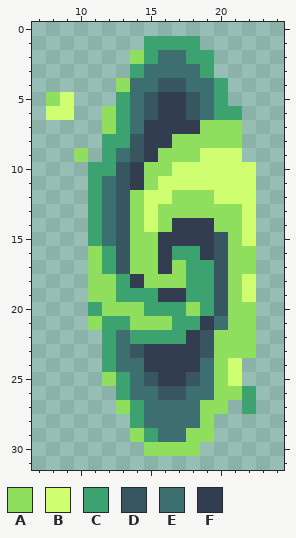
Pixel-art sprite -- graphics/assets/portal/3.png. The picture above is the old version.
The file is 64x64 pixels, drawn in blocks of 2x2; one block is one cell here. Shown: x 7..24, y 0..31.
Palette (. is transparent): A #8fde5d  B #cfff70  C #3ca370  D #385660  E #3d6e70  F #323e4f
Pixels before, first column x 8:
 1 .......CCCC....
 2 ......ACEECC...
 3 ......CEEEEC...
 4 .....AEEDDEEC..
 5 AB...CEDFFDEC..
 6 BB..ACEDFFDECC.
 7 ....ACEFFFFAAA.
 8 ....CCDFFAAAAA.
 9 ..A.CEDFAAABBB.
10 ...CCDFAABBBBBB
11 ...CEDFABBBBBBB
12 ...CEDABBAAABBB
13 ...CEDABAAAAAAB
14 ...CEDABAFFFAAB
15 ...CEDAAFFFFDAB
16 ...ACDAAFCCFDAA
17 ...ACDAAFACCDAA
18 ...AACFAAACCDAB
19 ...AACCCFFCCDAB
20 ...CAAACCCACDAA
21 ...ACCAAACCFEAA
22 ....CECCCCFDAAA
23 ....CEDFFFFDAAA
24 ....CEEFFFFEAB.
25 ....ACEDFFDEAB.
26 .....CEEDDEEAAC
27 .....ACEEEEAA.C
28 ......CEEEEA...
29 ......ACEEAA...
30 .......AAAA....
And afterwards:
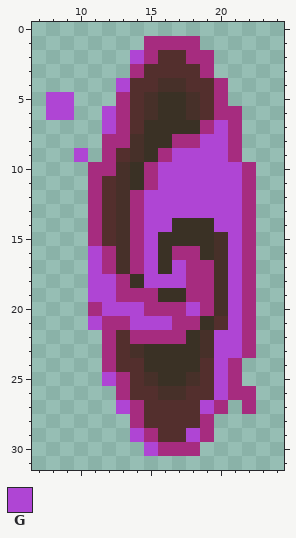
Colours new in this view: G #af45d4
What changed:
{"colour":"C","old":"#3ca370","new":"#a62c7f"}
{"colour":"D","old":"#385660","new":"#473029"}
{"colour":"E","old":"#3d6e70","new":"#532f2d"}
{"colour":"F","old":"#323e4f","new":"#3a3125"}
{"y":2,"x":14,"old":"A","new":"G"}
{"y":4,"x":13,"old":"A","new":"G"}
{"y":5,"x":8,"old":"AB","new":"GG"}
{"y":6,"x":8,"old":"BB","new":"GG"}
{"y":6,"x":12,"old":"A","new":"G"}
{"y":7,"x":12,"old":"A","new":"G"}
{"y":7,"x":19,"old":"AAA","new":"CGC"}
{"y":8,"x":17,"old":"AAAAA","new":"CCGGC"}
{"y":9,"x":10,"old":"A","new":"G"}
{"y":9,"x":16,"old":"AAABBB","new":"CGGGGC"}
{"y":10,"x":15,"old":"AABBBBBB","new":"CGGGGGGC"}
{"y":11,"x":15,"old":"ABBBBBBB","new":"CGGGGGGC"}
{"y":12,"x":14,"old":"ABBAAABBB","new":"CGGGGGGGC"}
{"y":13,"x":14,"old":"ABAAAAAAB","new":"CGGGGGGGC"}
{"y":14,"x":14,"old":"ABA","new":"CGG"}
{"y":14,"x":20,"old":"AAB","new":"GGC"}
{"y":15,"x":14,"old":"AA","new":"CG"}
{"y":15,"x":21,"old":"AB","new":"GC"}
{"y":16,"x":11,"old":"A","new":"G"}
{"y":16,"x":14,"old":"AA","new":"CG"}
{"y":16,"x":21,"old":"AA","new":"GC"}
{"y":17,"x":11,"old":"A","new":"G"}
{"y":17,"x":14,"old":"AA","new":"CG"}
{"y":17,"x":17,"old":"A","new":"G"}
{"y":17,"x":21,"old":"AA","new":"GC"}
{"y":18,"x":11,"old":"AA","new":"GG"}
{"y":18,"x":15,"old":"AAA","new":"GGG"}
{"y":18,"x":21,"old":"AB","new":"GC"}
{"y":19,"x":11,"old":"AA","new":"GG"}
{"y":19,"x":21,"old":"AB","new":"GC"}
{"y":20,"x":12,"old":"AAA","new":"GGG"}
{"y":20,"x":18,"old":"A","new":"G"}
{"y":20,"x":21,"old":"AA","new":"GC"}
{"y":21,"x":11,"old":"A","new":"G"}
{"y":21,"x":14,"old":"AAA","new":"GGG"}
{"y":21,"x":21,"old":"AA","new":"GC"}
{"y":22,"x":20,"old":"AAA","new":"GGC"}
{"y":23,"x":20,"old":"AAA","new":"GGC"}
{"y":24,"x":20,"old":"AB","new":"GC"}
{"y":25,"x":12,"old":"A","new":"G"}
{"y":25,"x":20,"old":"AB","new":"GC"}
{"y":26,"x":20,"old":"AA","new":"GC"}
{"y":27,"x":13,"old":"A","new":"G"}
{"y":27,"x":19,"old":"AA","new":"GC"}
{"y":28,"x":19,"old":"A","new":"C"}
{"y":29,"x":14,"old":"A","new":"G"}
{"y":29,"x":18,"old":"AA","new":"GC"}
{"y":30,"x":15,"old":"AAAA","new":"GCCC"}
{"label":"changed","picture_box":[46,36,256,456]}
